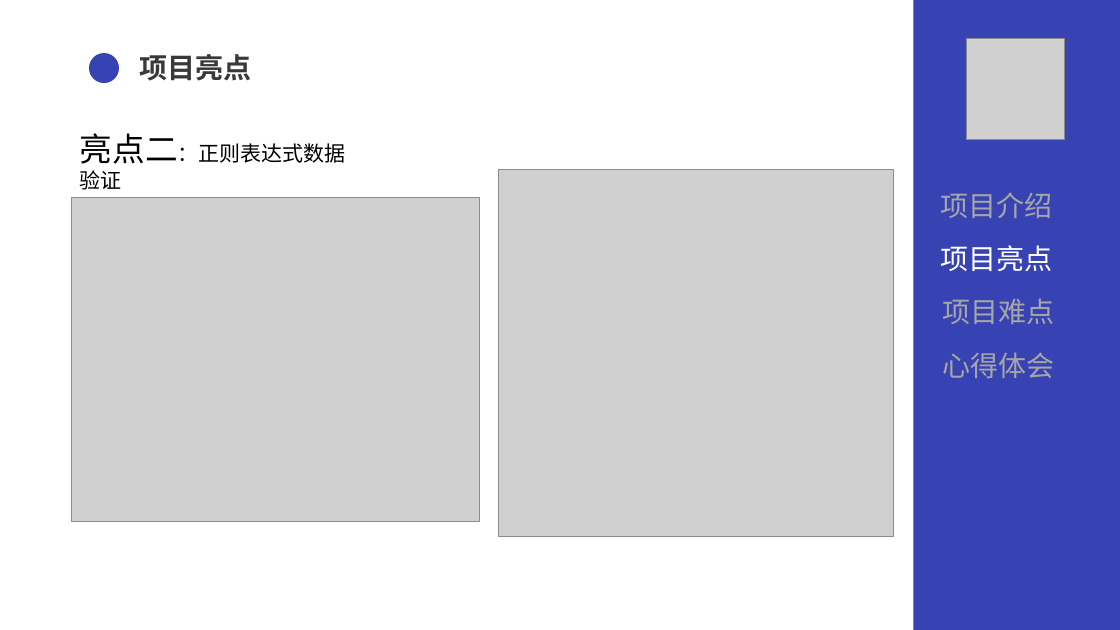
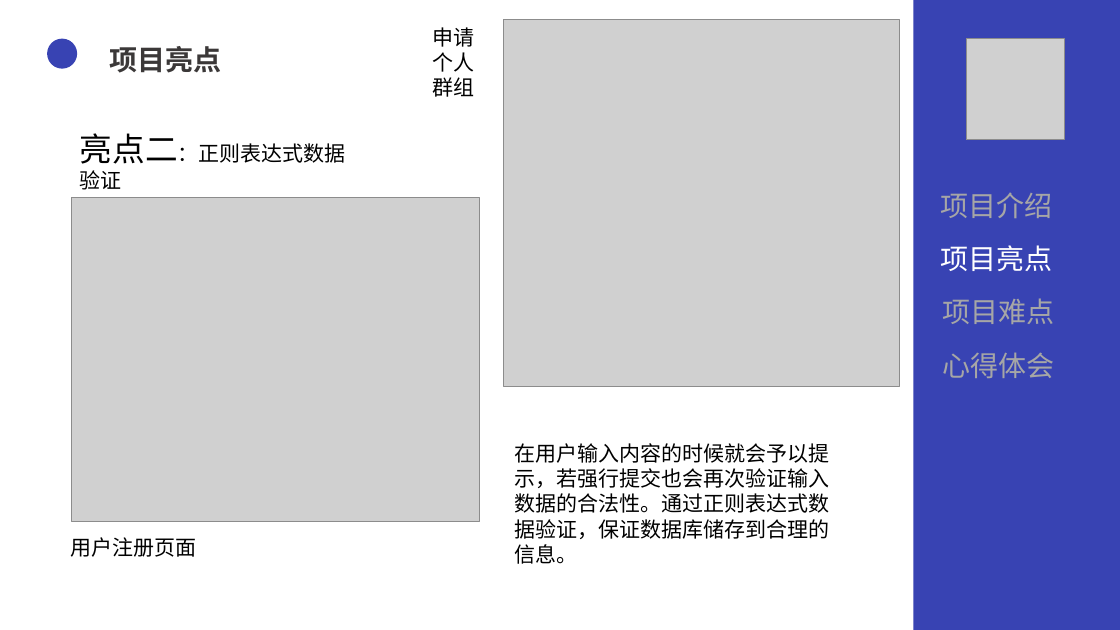
Before and after one commit to lnym123/QG_final, a slide deck: slide 13 of 文档/QG汇报.pptx (slide 12 before the commit). Drawn at 1120x630 pixels with LibreOffice and Linux fonts; fonts in the diff are those of the drawing; grey boxes stand for pictures. Boxes give left, top, right and bottom in pixels: in the first picture for what was removed or moved away, otherwise in the second. Text is boxed around its words. In the diff, an @@ line names an element or a change of style, - is before the commit and + after.

```diff
--- a/文档/QG汇报.pptx
+++ b/文档/QG汇报.pptx
@@ text added at [433, 27, 475, 97], 18 pt, text #000000 @@
+申请个人群组
@@ picture: place and size @@
-picture at [498, 170, 894, 537]
+picture at [504, 19, 900, 386]
@@ ellipse: place and size @@
-ellipse at [89, 53, 119, 83]
+ellipse at [47, 39, 77, 69]
@@ text "项目亮点": place and size @@
-text "项目亮点" at [139, 54, 251, 81]
+text "项目亮点" at [110, 46, 222, 73]
@@ text added at [514, 443, 829, 564], 18 pt, text #000000 @@
+在用户输入内容的时候就会予以提示，若强行提交也会再次验证输入数据的合法性。通过正则表达式数据验证，保证数据库储存到合理的信息。
@@ text added at [70, 537, 196, 557], 18 pt, text #000000 @@
+用户注册页面
```
Also in this commit, not shown: 14 other slides changed, 2 slides added, 1 other file.
